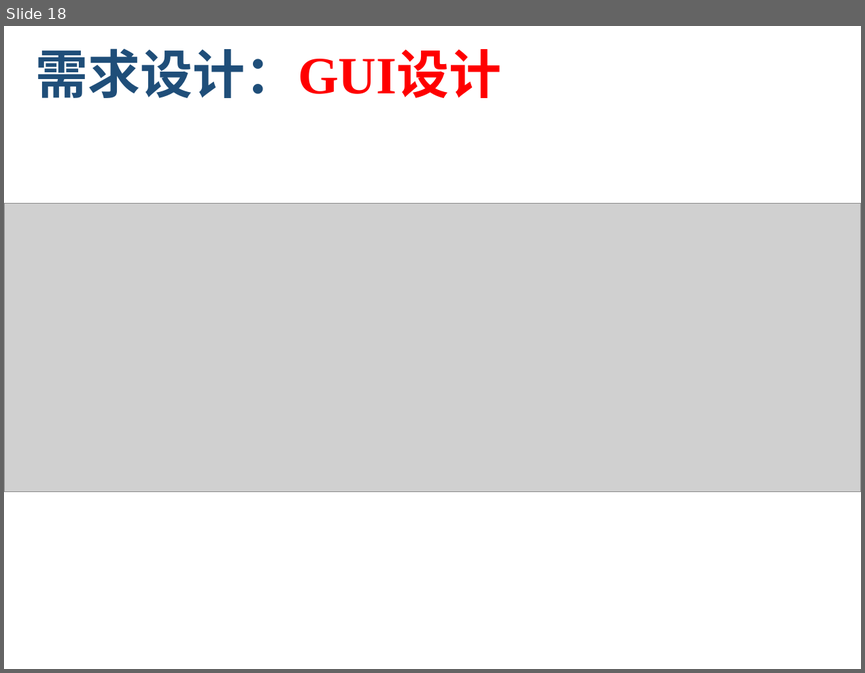
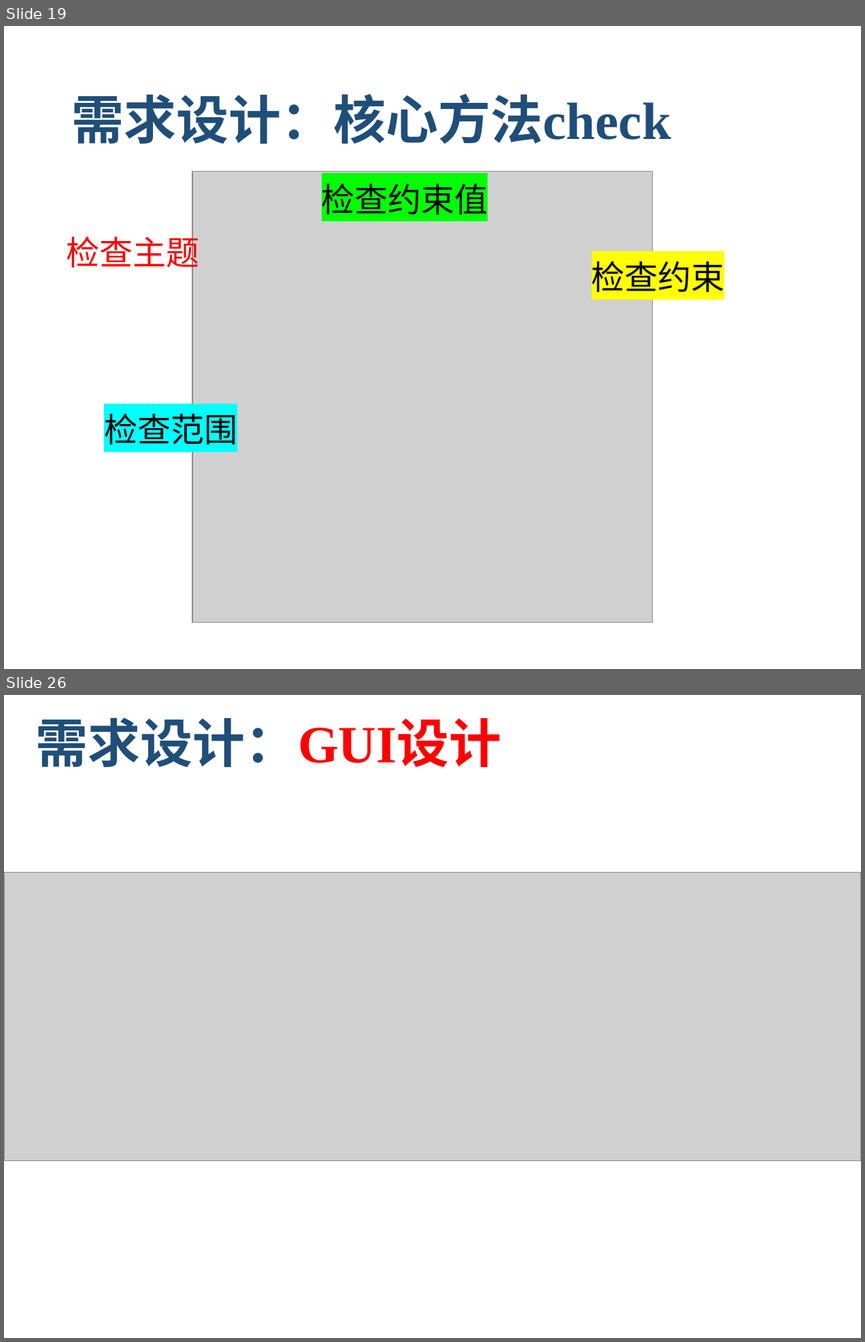
Before and after one commit to zen1995/rucmChecker, a slide deck: finalReport/RUCMChecker_final_report.pptx. Shown one above the other, each under a label of ours: slide 18 before the commit, slides 19 and 26 after it; the slides between them are not shown. The pictures are 865x673 and 865x1342 pixels, drawn with LibreOffice and Linux fonts; fonts in the diff are those of the drawing; grey boxes stand for pictures; background and template pictures are left out. Boxes give left, top, right and bottom in pixels: in the first picture for what was removed or moved away, otherwise in the second. Text is boxed around its words. In the diff, an @@ line names an element or a change of style, - is before the commit and + after.

```diff
--- a/finalReport/RUCMChecker_final_report.pptx
+++ b/finalReport/RUCMChecker_final_report.pptx
@@ slide 19 added at (4, 26, 861, 669), background #FFFFFF @@
@@ title added at (71, 93, 671, 144), 44 pt, text #1F4E79, bold @@
+需求设计：核心方法check
@@ picture added at (192, 172, 653, 622) @@
@@ text added at (322, 178, 488, 220), 28 pt, text #000000 @@
+  检查约束值
@@ text added at (67, 231, 200, 274), 28 pt, text #FF0000 @@
+  检查主题
@@ text added at (592, 256, 725, 298), 28 pt, text #000000 @@
+  检查约束
@@ text added at (104, 413, 237, 444), 28 pt, text #000000 @@
+  检查范围
@@ what was slide 18 is now slide 26 @@
```
Also in this commit, not shown: 2 slides changed, 7 other slides added.
